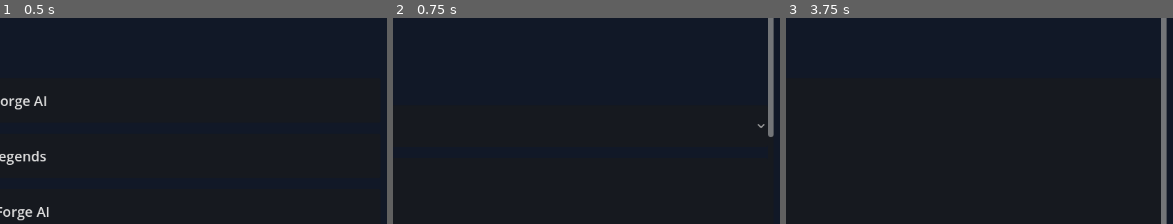
Above: before the commit, frames 1-3 (left to right).
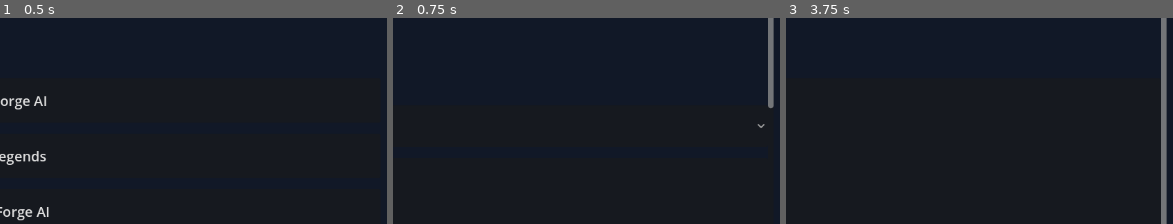
Above: after the commit, the same moments.

Repository: xynewageyx/GameForge-AI
Game: Godot game, scene res://app/dashboard.tscn
The game is run twice, just before and just after one commit, with the same random seed, the same clock (stepped at 60 frames per second) and the same inputs.
Inputs:
- Up to frame 1 (0.5 s): no input
- Up to frame 2 (0.75 s): click "Code" at 0.5 s
- Up to frame 3 (3.75 s): click "Projekte" at 1.25 s; click "GameForge AI" at 2 s; click "Titan Legends" at 2.75 s; click "KI-Chat" at 3.5 s
The pictures show only the part of the screen within x 50-100%, y 36-86%; the shares and areas given below are measured in that part.

Frame 1 is identical in both runs. In frame 2, 0.2% of the frame differs, in the area x 96-99%, y 42-58%; in frame 3, nothing differs.

Commit message:
Add public GitHub file reader to Android code editor

Diff:
--- a/app/dashboard.gd
+++ b/app/dashboard.gd
@@ -8,12 +8,17 @@
 var active_project: String = "GameForge AI"
 var editor: TextEdit
 var file_picker: OptionButton
+var github_path_input: LineEdit
+var github_request: HTTPRequest
 var project_names: Array[String] = ["GameForge AI", "Titan Legends", "MangaForge AI"]
 var file_names: Array[String] = ["main.gd", "notes.txt"]
 
 func _ready() -> void:
     set_anchors_and_offsets_preset(Control.PRESET_FULL_RECT)
     _ensure_workspace()
+    github_request = HTTPRequest.new()
+    add_child(github_request)
+    github_request.request_completed.connect(_github_response)
     _build_ui()
 
 func _build_ui() -> void:
@@ -133,6 +138,49 @@
     file.store_string(editor.text)
     file.flush()
     status.text = "Lokal gespeichert: " + filename
+
+
+func _github_repo() -> String:
+    if active_project == "Titan Legends":
+        return "xynewageyx/TitanLegend"
+    if active_project == "GameForge AI":
+        return "xynewageyx/GameForge-AI"
+    return ""
+
+func _github_load() -> void:
+    var repo := _github_repo()
+    if repo.is_empty():
+        status.text = "Kein GitHub-Repository konfiguriert."
+        return
+    var path := github_path_input.text.strip_edges().trim_prefix("/")
+    if path.is_empty() or path.contains("..") or path.contains("?"):
+        status.text = "Ungültiger Dateipfad."
+        return
+    var url := "https://api.github.com/repos/" + repo + "/contents/" + path.uri_encode().replace("%2F", "/")
+    var err := github_request.request(url, ["Accept: application/vnd.github+json", "User-Agent: GameForgeAI"])
+    status.text = "Lade GitHub-Datei..." if err == OK else "Anfrage fehlgeschlagen: " + str(err)
+
+func _github_response(result: int, code: int, _headers: PackedStringArray, body: PackedByteArray) -> void:
+    if result != HTTPRequest.RESULT_SUCCESS or code != 200:
+        status.text = "GitHub-Fehler: " + str(code) + " / " + str(result)
+        return
+    var data: Variant = JSON.parse_string(body.get_string_from_utf8())
+    if not data is Dictionary:
+        status.text = "Ungültige GitHub-Antwort."
+        return
+    if data.get("type", "") != "file" or data.get("encoding", "") != "base64":
+        status.text = "Bitte eine einzelne Textdatei wählen."
+        return
+    var encoded: String = str(data.get("content", "")).replace("\n", "").replace("\r", "")
+    var bytes := Marshalls.base64_to_raw(encoded)
+    if bytes.size() > 1048576:
+        status.text = "Datei zu groß."
+        return
+    if editor == null or not is_instance_valid(editor):
+        status.text = "Editor nicht geöffnet."
+        return
+    editor.text = bytes.get_string_from_utf8()
+    status.text = "GitHub-Datei geladen (nur lesen): " + str(data.get("path", ""))
 
 func _render_tab() -> void:
     for child in content.get_children():
@@ -173,6 +221,13 @@
             _add_button("Datei laden", _load_local_file)
             _add_button("Lokal speichern", _save_local_file)
             _load_local_file()
+            _add_label("GitHub-Datei laden (öffentlich, nur lesen)", 19)
+            github_path_input = LineEdit.new()
+            github_path_input.placeholder_text = "z. B. project.godot"
+            github_path_input.custom_minimum_size.y = 62
+            content.add_child(github_path_input)
+            _add_label("Repository: " + _github_repo(), 17)
+            _add_button("Von GitHub laden", _github_load)
         "Builds":
             _add_label("GitHub Actions: xynewageyx/GameForge-AI")
             _add_label("APK-Build erfolgreich. Live-Status folgt.")
